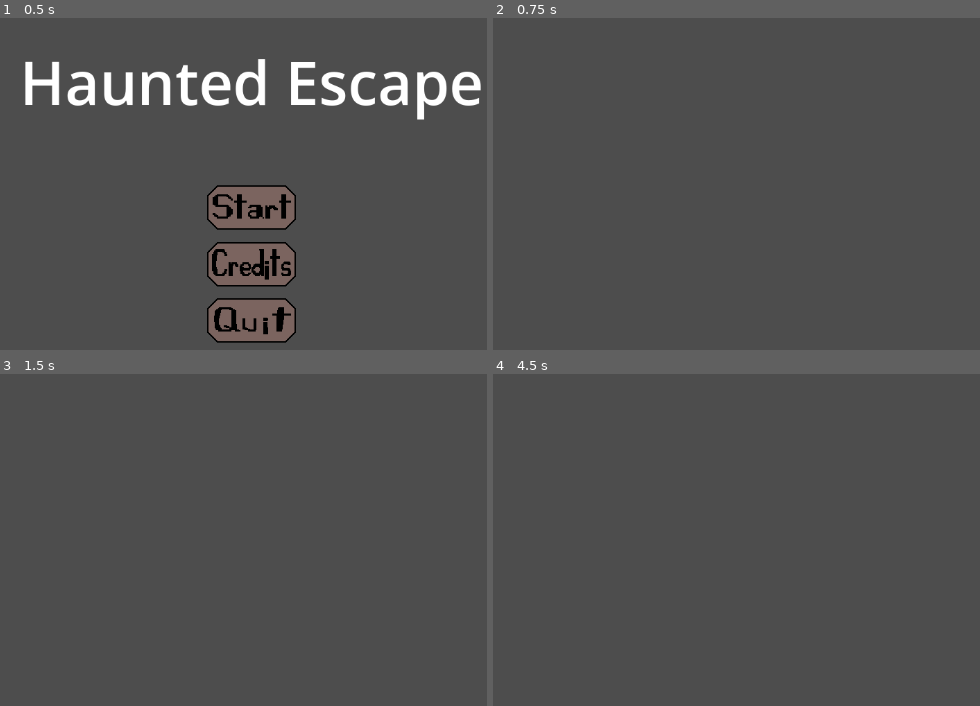
Above: before the commit, frames 1-4 (two rows, left to right).
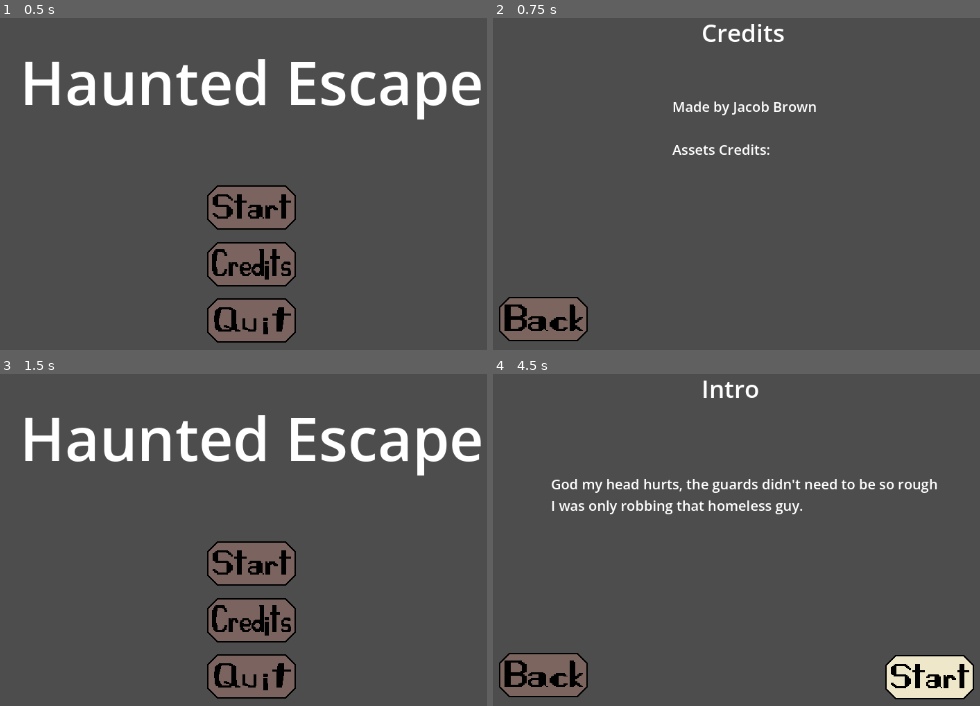
Above: after the commit, the same moments.

Repository: 3nter-Name/Game-Dev-Final-Project
Game: Godot game, scene res://Non-Game Scenes/Menu.tscn
Two runs of this game, one before a commit and one after it. Both use one fixed random seed, a clock stepped at 60 frames per second and the inputs below. The project has no main scene, so this scene is started directly.
Inputs (mouse positions are in pixels of both pictures, inside the frame that each line leads up to):
- Up to frame 1 (0.5 s): no input
- Up to frame 2 (0.75 s): click (746, 263) at 0.5 s
- Up to frame 3 (1.5 s): click (48, 676) at 1.27 s
- Up to frame 4 (4.5 s): click (746, 563) at 2.02 s; click (541, 676) at 2.77 s; click (746, 563) at 3.52 s; click (931, 676) at 4.27 s

Frame 1 is identical in both runs. In frame 2, 3.4% of the frame differs, in the area x 1-67%, y 1-98%; in frame 3, 12%, in the area x 5-99%, y 12-98%; in frame 4, 6.7%.

Commit message:
Added the rest of the Non-Game Scenes

Diff:
--- a/Non-Game Scenes/Credits.tscn
+++ b/Non-Game Scenes/Credits.tscn
@@ -1,4 +1,10 @@
 [gd_scene format=3 uid="uid://om1icu4xcpkq"]
+
+[ext_resource type="LabelSettings" uid="uid://dn1lkibt7c8ow" path="res://Story_Title.tres" id="1_cmpvg"]
+[ext_resource type="LabelSettings" uid="uid://fuo25k1j7rtg" path="res://Story_Text.tres" id="2_6bkcq"]
+[ext_resource type="Texture2D" uid="uid://cs87bn3d3o4bo" path="res://Non-Game Scenes/Buttons/Back/Back_Base.png" id="3_afuro"]
+[ext_resource type="Texture2D" uid="uid://bmi6dh58ci0xn" path="res://Non-Game Scenes/Buttons/Back/Back_Hover.png" id="4_dmps6"]
+[ext_resource type="Script" uid="uid://cqwi12oro82b3" path="res://Non-Game Scenes/Buttons/button_base.gd" id="5_2cf13"]
 
 [node name="Credits" type="Control" unique_id=323372216]
 layout_mode = 3
@@ -7,3 +13,58 @@
 anchor_bottom = 1.0
 grow_horizontal = 2
 grow_vertical = 2
+
+[node name="Background" type="TextureRect" parent="." unique_id=1895805134]
+layout_mode = 0
+offset_right = 40.0
+offset_bottom = 40.0
+
+[node name="Title" type="Label" parent="." unique_id=1287434053]
+layout_mode = 1
+anchors_preset = 5
+anchor_left = 0.5
+anchor_right = 0.5
+offset_left = -62.0
+offset_top = 47.0
+offset_right = 63.0
+offset_bottom = 70.0
+grow_horizontal = 2
+text = "Credits"
+label_settings = ExtResource("1_cmpvg")
+
+[node name="StoryText" type="Label" parent="." unique_id=760958599]
+layout_mode = 1
+anchors_preset = 8
+anchor_left = 0.5
+anchor_top = 0.5
+anchor_right = 0.5
+anchor_bottom = 0.5
+offset_left = -20.0
+offset_top = -111.0
+offset_right = 20.0
+offset_bottom = -88.0
+grow_horizontal = 2
+grow_vertical = 2
+text = "Made by Jacob Brown
+
+Assets Credits:
+"
+label_settings = ExtResource("2_6bkcq")
+
+[node name="Back" type="TextureButton" parent="." unique_id=750818156]
+layout_mode = 1
+anchors_preset = 8
+anchor_left = 0.5
+anchor_top = 0.5
+anchor_right = 0.5
+anchor_bottom = 0.5
+offset_left = -354.0
+offset_top = 129.0
+offset_right = -226.0
+offset_bottom = 193.0
+grow_horizontal = 2
+grow_vertical = 2
+texture_normal = ExtResource("3_afuro")
+texture_hover = ExtResource("4_dmps6")
+script = ExtResource("5_2cf13")
+where_to = "res://Non-Game Scenes/Menu.tscn"
--- a/Non-Game Scenes/Fail.tscn
+++ b/Non-Game Scenes/Fail.tscn
@@ -1,4 +1,12 @@
 [gd_scene format=3 uid="uid://d0lhkplqvtdp4"]
+
+[ext_resource type="LabelSettings" uid="uid://dn1lkibt7c8ow" path="res://Story_Title.tres" id="1_f7tyf"]
+[ext_resource type="LabelSettings" uid="uid://fuo25k1j7rtg" path="res://Story_Text.tres" id="2_r23vd"]
+[ext_resource type="Texture2D" uid="uid://cs87bn3d3o4bo" path="res://Non-Game Scenes/Buttons/Back/Back_Base.png" id="3_fp6m8"]
+[ext_resource type="Texture2D" uid="uid://bmi6dh58ci0xn" path="res://Non-Game Scenes/Buttons/Back/Back_Hover.png" id="4_m5hri"]
+[ext_resource type="Script" uid="uid://cqwi12oro82b3" path="res://Non-Game Scenes/Buttons/button_base.gd" id="5_aly0a"]
+[ext_resource type="Texture2D" uid="uid://bas580qf5jqwp" path="res://Non-Game Scenes/Buttons/Retry/Retry_Base.png" id="6_5ujul"]
+[ext_resource type="Texture2D" uid="uid://dqb168y7q3vts" path="res://Non-Game Scenes/Buttons/Retry/Retry_Hover.png" id="7_g1oi6"]
 
 [node name="Fail" type="Control" unique_id=1973281698]
 layout_mode = 3
@@ -7,3 +15,74 @@
 anchor_bottom = 1.0
 grow_horizontal = 2
 grow_vertical = 2
+
+[node name="Background" type="TextureRect" parent="." unique_id=480993021]
+layout_mode = 0
+offset_right = 40.0
+offset_bottom = 40.0
+
+[node name="Title" type="Label" parent="." unique_id=14683009]
+layout_mode = 1
+anchors_preset = 5
+anchor_left = 0.5
+anchor_right = 0.5
+offset_left = -62.0
+offset_top = 47.0
+offset_right = 63.0
+offset_bottom = 70.0
+grow_horizontal = 2
+text = "Fail"
+label_settings = ExtResource("1_f7tyf")
+
+[node name="StoryText" type="Label" parent="." unique_id=1437904751]
+layout_mode = 1
+anchors_preset = 8
+anchor_left = 0.5
+anchor_top = 0.5
+anchor_right = 0.5
+anchor_bottom = 0.5
+offset_left = -20.0
+offset_top = -111.0
+offset_right = 20.0
+offset_bottom = -88.0
+grow_horizontal = 2
+grow_vertical = 2
+text = "Prisoner Found!
+
+Get back in your cell!!!!"
+label_settings = ExtResource("2_r23vd")
+
+[node name="Back" type="TextureButton" parent="." unique_id=735696702]
+layout_mode = 1
+anchors_preset = 8
+anchor_left = 0.5
+anchor_top = 0.5
+anchor_right = 0.5
+anchor_bottom = 0.5
+offset_left = 203.0
+offset_top = 132.0
+offset_right = 331.0
+offset_bottom = 196.0
+grow_horizontal = 2
+grow_vertical = 2
+texture_normal = ExtResource("3_fp6m8")
+texture_hover = ExtResource("4_m5hri")
+script = ExtResource("5_aly0a")
+where_to = "res://Non-Game Scenes/Menu.tscn"
+
+[node name="Retry" type="TextureButton" parent="." unique_id=1887936729]
+layout_mode = 1
+anchors_preset = 8
+anchor_left = 0.5
+anchor_top = 0.5
+anchor_right = 0.5
+anchor_bottom = 0.5
+offset_left = -354.0
+offset_top = 129.0
+offset_right = -226.0
+offset_bottom = 193.0
+grow_horizontal = 2
+grow_vertical = 2
+texture_normal = ExtResource("6_5ujul")
+texture_hover = ExtResource("7_g1oi6")
+script = ExtResource("5_aly0a")
--- a/Non-Game Scenes/Intro.tscn
+++ b/Non-Game Scenes/Intro.tscn
@@ -67,7 +67,6 @@
 texture_normal = ExtResource("3_x4iwp")
 texture_hover = ExtResource("4_0677o")
 script = ExtResource("5_30556")
-where_to = "res://Non-Game Scenes/Intro.tscn"
 
 [node name="Back" type="TextureButton" parent="." unique_id=1039296075]
 layout_mode = 1
@@ -85,4 +84,4 @@
 texture_normal = ExtResource("6_urjjl")
 texture_hover = ExtResource("7_14f6d")
 script = ExtResource("5_30556")
-where_to = "res://Non-Game Scenes/Credits.tscn"
+where_to = "res://Non-Game Scenes/Menu.tscn"
--- a/Non-Game Scenes/Success.tscn
+++ b/Non-Game Scenes/Success.tscn
@@ -1,4 +1,12 @@
 [gd_scene format=3 uid="uid://cwvlpg3h13shr"]
+
+[ext_resource type="LabelSettings" uid="uid://dn1lkibt7c8ow" path="res://Story_Title.tres" id="1_w5ily"]
+[ext_resource type="LabelSettings" uid="uid://fuo25k1j7rtg" path="res://Story_Text.tres" id="2_vhioj"]
+[ext_resource type="Texture2D" uid="uid://cs87bn3d3o4bo" path="res://Non-Game Scenes/Buttons/Back/Back_Base.png" id="3_mw73i"]
+[ext_resource type="Texture2D" uid="uid://bmi6dh58ci0xn" path="res://Non-Game Scenes/Buttons/Back/Back_Hover.png" id="4_ydb2a"]
+[ext_resource type="Script" uid="uid://cqwi12oro82b3" path="res://Non-Game Scenes/Buttons/button_base.gd" id="5_qwldv"]
+[ext_resource type="Texture2D" uid="uid://bas580qf5jqwp" path="res://Non-Game Scenes/Buttons/Retry/Retry_Base.png" id="6_agjqp"]
+[ext_resource type="Texture2D" uid="uid://dqb168y7q3vts" path="res://Non-Game Scenes/Buttons/Retry/Retry_Hover.png" id="7_fexac"]
 
 [node name="Success" type="Control" unique_id=1805465599]
 layout_mode = 3
@@ -7,3 +15,75 @@
 anchor_bottom = 1.0
 grow_horizontal = 2
 grow_vertical = 2
+
+[node name="Background" type="TextureRect" parent="." unique_id=1054146295]
+layout_mode = 0
+offset_right = 40.0
+offset_bottom = 40.0
+
+[node name="Title" type="Label" parent="." unique_id=499426344]
+layout_mode = 1
+anchors_preset = 5
+anchor_left = 0.5
+anchor_right = 0.5
+offset_left = -62.0
+offset_top = 47.0
+offset_right = 63.0
+offset_bottom = 70.0
+grow_horizontal = 2
+text = "Success"
+label_settings = ExtResource("1_w5ily")
+
+[node name="StoryText" type="Label" parent="." unique_id=1571823559]
+layout_mode = 1
+anchors_preset = 8
+anchor_left = 0.5
+anchor_top = 0.5
+anchor_right = 0.5
+anchor_bottom = 0.5
+offset_left = -20.0
+offset_top = -111.0
+offset_right = 20.0
+offset_bottom = -88.0
+grow_horizontal = 2
+grow_vertical = 2
+text = "Home Free Baby! You weren't half bad Housy!
+
+What do you say we look for some more loot
+to grab?"
+label_settings = ExtResource("2_vhioj")
+
+[node name="Back" type="TextureButton" parent="." unique_id=71476852]
+layout_mode = 1
+anchors_preset = 8
+anchor_left = 0.5
+anchor_top = 0.5
+anchor_right = 0.5
+anchor_bottom = 0.5
+offset_left = 203.0
+offset_top = 132.0
+offset_right = 331.0
+offset_bottom = 196.0
+grow_horizontal = 2
+grow_vertical = 2
+texture_normal = ExtResource("3_mw73i")
+texture_hover = ExtResource("4_ydb2a")
+script = ExtResource("5_qwldv")
+where_to = "res://Non-Game Scenes/Menu.tscn"
+
+[node name="Retry" type="TextureButton" parent="." unique_id=709852497]
+layout_mode = 1
+anchors_preset = 8
+anchor_left = 0.5
+anchor_top = 0.5
+anchor_right = 0.5
+anchor_bottom = 0.5
+offset_left = -354.0
+offset_top = 129.0
+offset_right = -226.0
+offset_bottom = 193.0
+grow_horizontal = 2
+grow_vertical = 2
+texture_normal = ExtResource("6_agjqp")
+texture_hover = ExtResource("7_fexac")
+script = ExtResource("5_qwldv")
